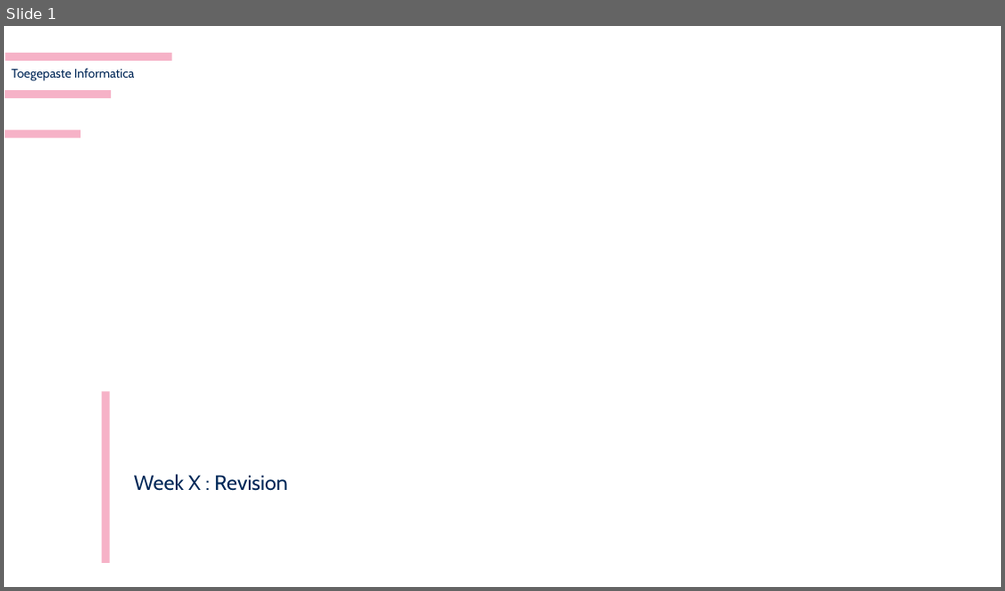
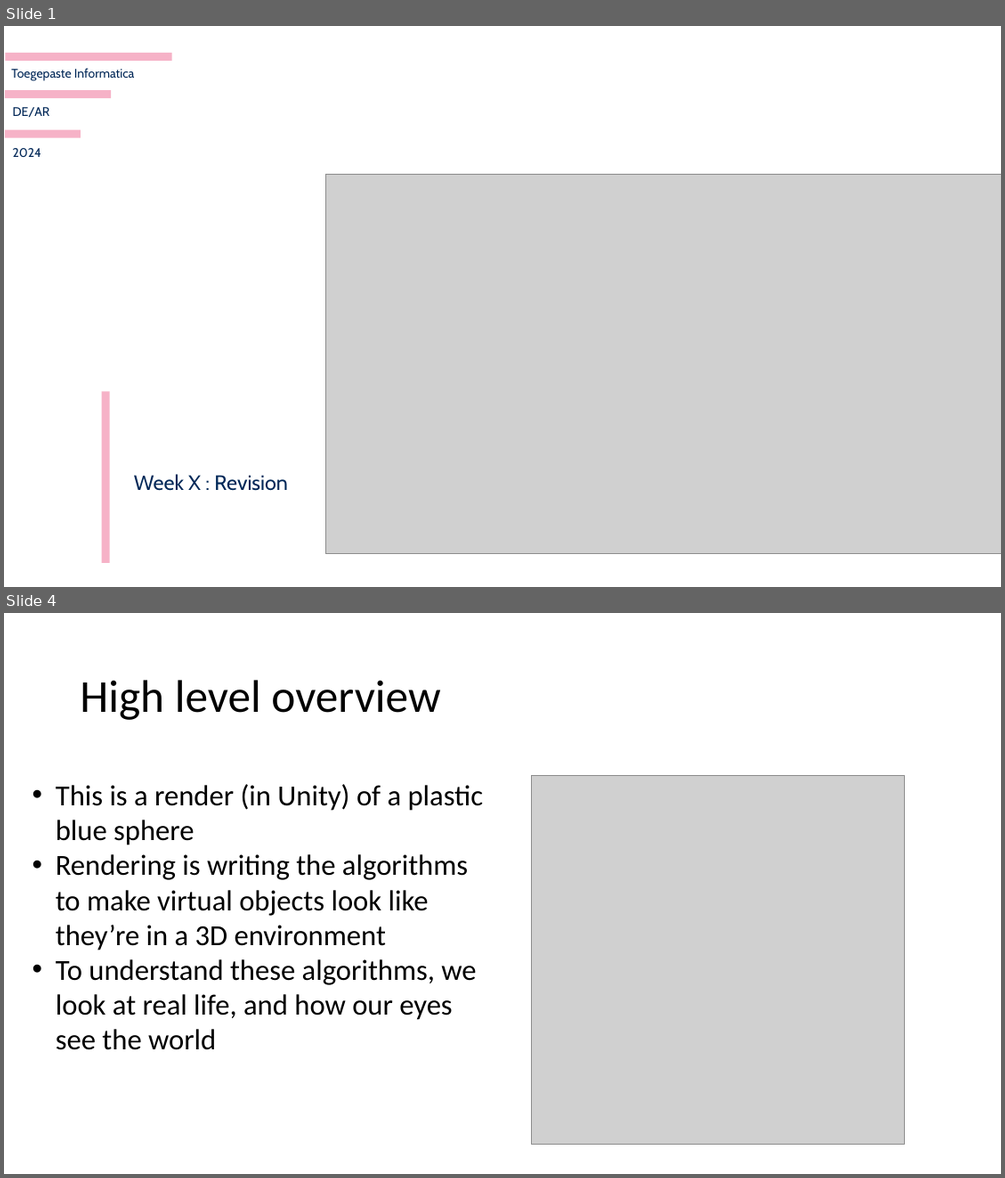
Before and after one commit to harveypekar/3dgraphics, a slide deck: course/3d_revision.pptx. Shown one above the other, each under a label of ours: slide 1 before the commit, slides 1 and 4 after it; the slides between them are not shown. The pictures are 1005x591 and 1005x1178 pixels, drawn with LibreOffice and Linux fonts; fonts in the diff are those of the drawing; grey boxes stand for pictures; background and template pictures are left out. Boxes give left, top, right and bottom in pixels: in the first picture for what was removed or moved away, otherwise in the second. Text is boxed around its words. In the diff, an @@ line names an element or a change of style, - is before the commit and + after.

```diff
--- a/course/3d_revision.pptx
+++ b/course/3d_revision.pptx
@@ slide 4 added at bbox=[4, 613, 1001, 1174], background #FFFFFF @@
@@ title added at bbox=[80, 680, 440, 720], 44 pt, text #000000 @@
+High level overview
@@ text added at bbox=[56, 784, 484, 1050], 28 pt, text #000000 @@
+• This is a render (in Unity) of a plastic blue sphere
+• Rendering is writing the algorithms to make virtual objects look like they’re in a 3D environment
+• To understand these algorithms, we look at real life, and how our eyes see the world
@@ picture added at bbox=[531, 775, 905, 1144] @@
@@ slide 1 changed as well @@
@@ text added at bbox=[13, 107, 50, 118], 12 pt, text #002757 @@
+DE/AR
@@ text added at bbox=[13, 148, 41, 157], 12 pt, text #002757 @@
+2024
@@ picture added at bbox=[325, 174, 1001, 554] @@
```
Also in this commit, not shown: 19 other slides added, 20 slides removed.
